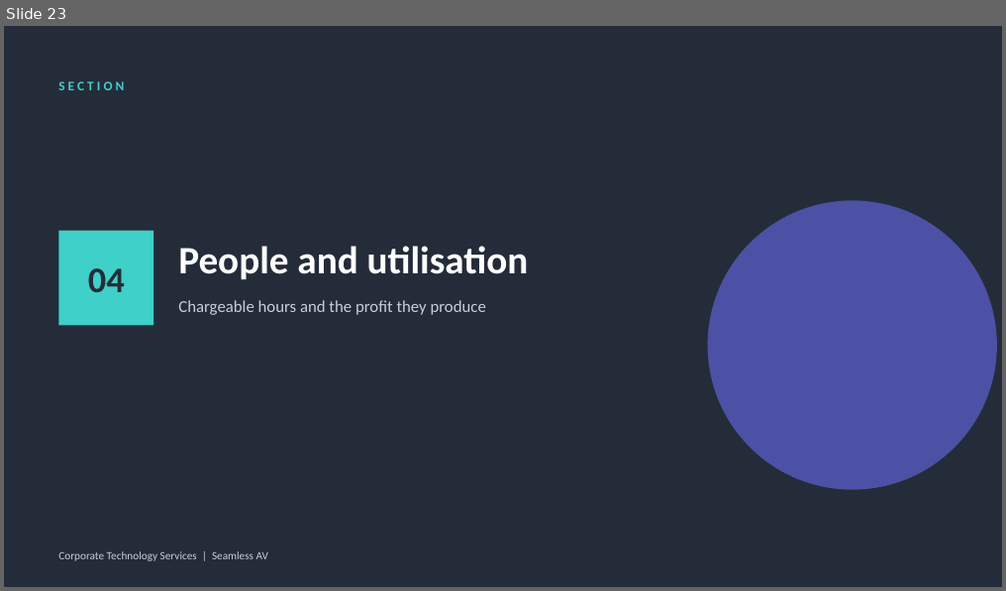
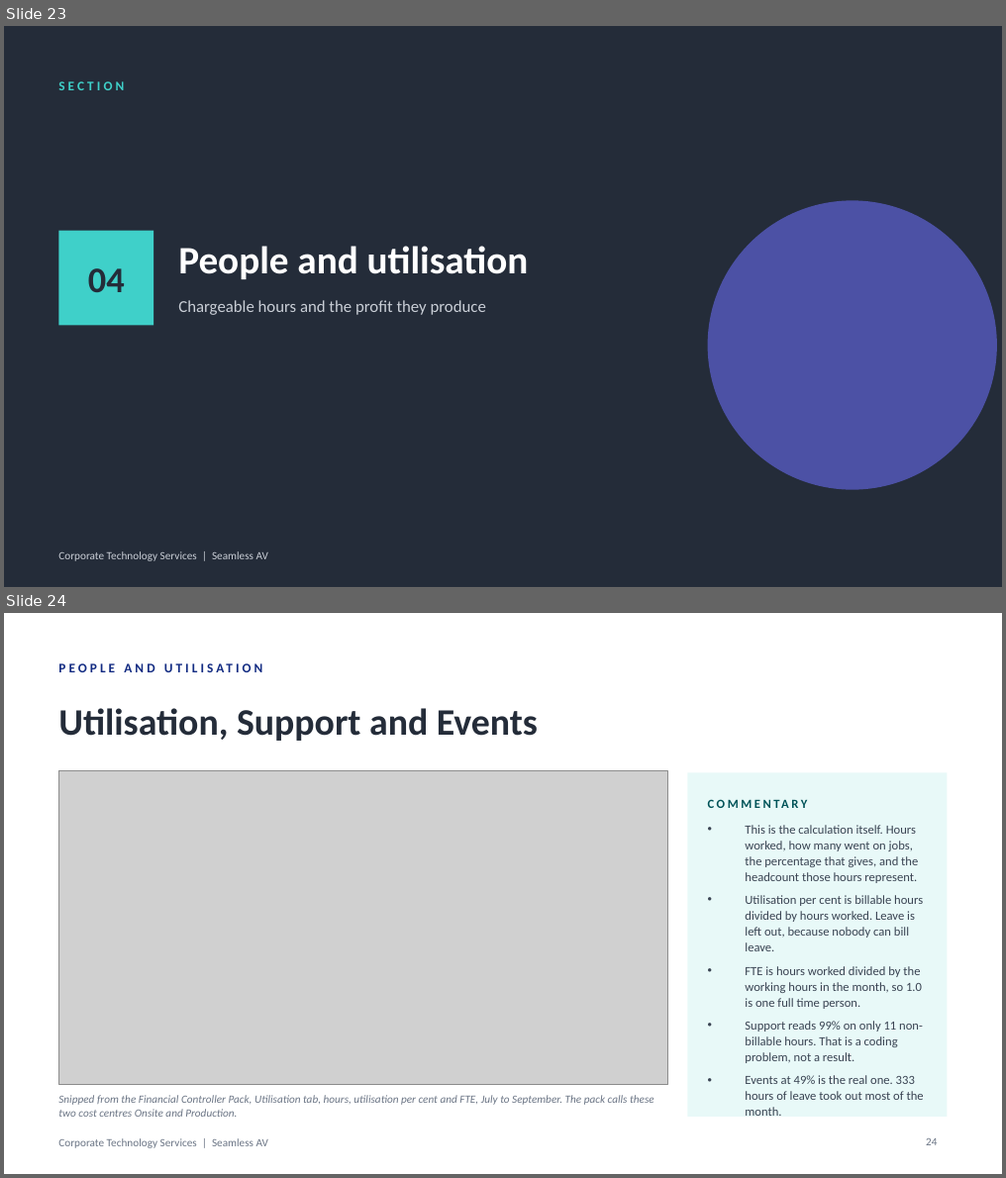
Before and after one commit to WesleyNelson-O33/Claude, a slide deck: deck/CTS Monthly Business Review - September 2026.pptx. Shown one above the other, each under a label of ours: slide 23 before the commit, slides 23 and 24 after it. The pictures are 1006x591 and 1006x1178 pixels, drawn with LibreOffice and Linux fonts; fonts in the diff are those of the drawing; grey boxes stand for pictures. Boxes give left, top, right and bottom in pixels: in the first picture for what was removed or moved away, otherwise in the second. Text is boxed around its words. In the diff, an @@ line names an element or a change of style, - is before the commit and + after.

```diff
--- a/deck/CTS Monthly Business Review - September 2026.pptx
+++ b/deck/CTS Monthly Business Review - September 2026.pptx
@@ slide 24 added at bbox=[4, 613, 1002, 1174], background #FFFFFF @@
@@ text added at bbox=[58, 653, 757, 683], 9.5 pt, text #122B82, bold @@
+PEOPLE AND UTILISATION
@@ text added at bbox=[58, 708, 538, 741], 27 pt, text #242C39, bold @@
+Utilisation, Support and Events
@@ picture added at bbox=[58, 770, 667, 1085] @@
@@ rectangle added at bbox=[687, 772, 947, 1117], fill #E8F9F8 @@
@@ text added at bbox=[708, 790, 927, 816], 9 pt, text #005358, bold @@
+COMMENTARY
@@ text added at bbox=[745, 825, 924, 1100], 9 pt, text #3A4453 @@
+• This is the calculation itself. Hours worked, how many went on jobs, the percentage that gives, and the headcount those hours represent.
+• Utilisation per cent is billable hours divided by hours worked. Leave is left out, because nobody can bill leave.
+• FTE is hours worked divided by the working hours in the month, so 1.0 is one full time person.
+• Support reads 99% on only 11 non-billable hours. That is a coding problem, not a result.
+• Events at 49% is the real one. 333 hours of leave took out most of the month.
@@ text added at bbox=[58, 1095, 654, 1117], 8 pt, text #6B7585, italic @@
+Snipped from the Financial Controller Pack, Utilisation tab, hours, utilisation per cent and FTE, July to September. The pack calls these two cost centres Onsite and Production.
@@ text added at bbox=[58, 1139, 268, 1149], 8 pt, text #6B7585 @@
+Corporate Technology Services | Seamless AV
@@ page number added at bbox=[926, 1139, 937, 1146], 8 pt, text #6B7585 @@
+24
```
Also in this commit, not shown: 2 slides changed, 1 other slide added, 25 other files.
